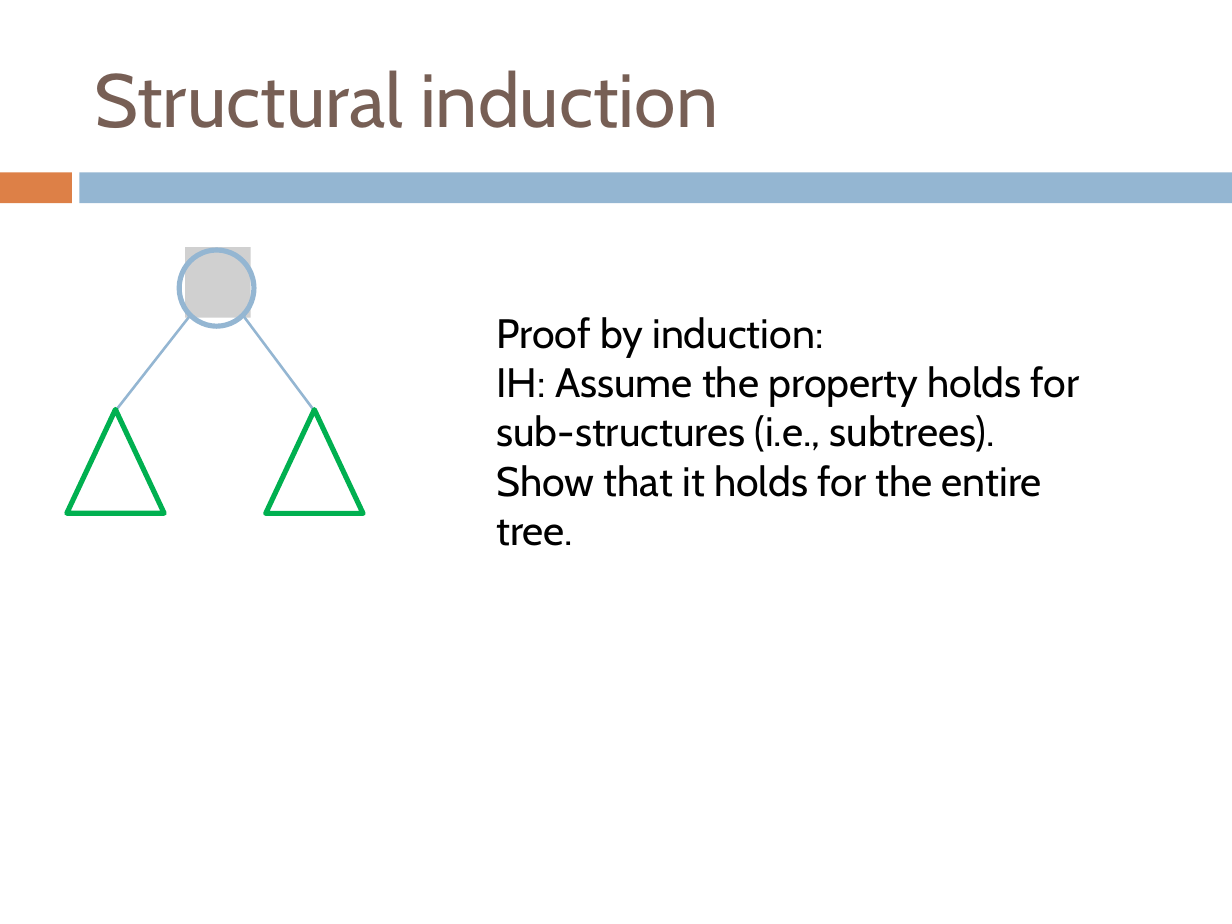
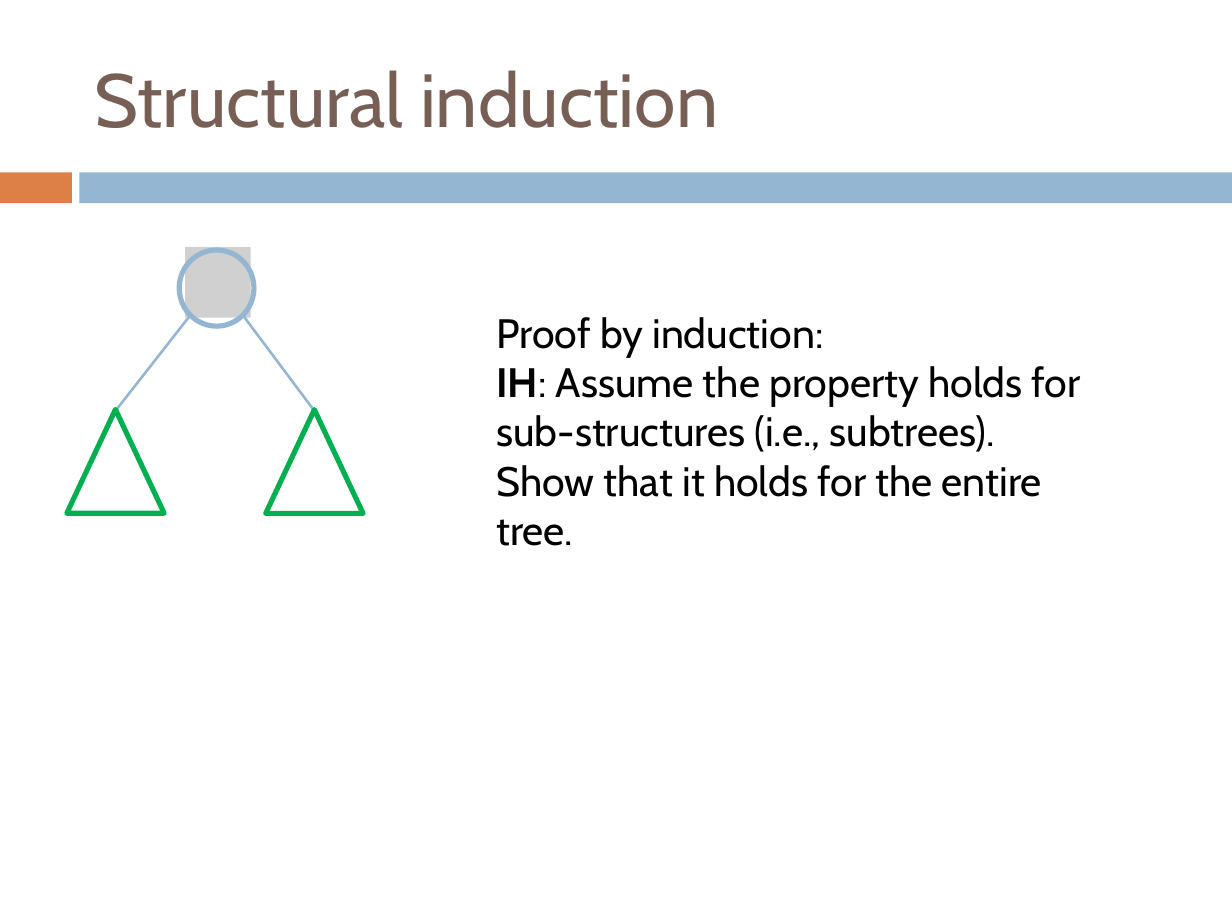
Before and after one commit to Collins-kariuk/Algorithms, a slide deck: slide 96 of Lectures/Lecture 07_Binary Search Trees.pptx (slide 98 before the commit). Drawn at 1232x924 pixels with LibreOffice and Linux fonts; fonts in the diff are those of the drawing; grey boxes stand for pictures. Boxes give left, top, right and bottom in pixels: in the first picture for what was removed or moved away, otherwise in the second. Text is boxed around its words. In the diff, an @@ line names an element or a change of style, - is before the commit and + after.

```diff
--- a/Lectures/Lecture 07_Binary Search Trees.pptx
+++ b/Lectures/Lecture 07_Binary Search Trees.pptx
@@ text at (496, 366, 1081, 452): bold on in "IH:" @@
```
Also in this commit, not shown: 9 other slides changed, 2 slides removed.
